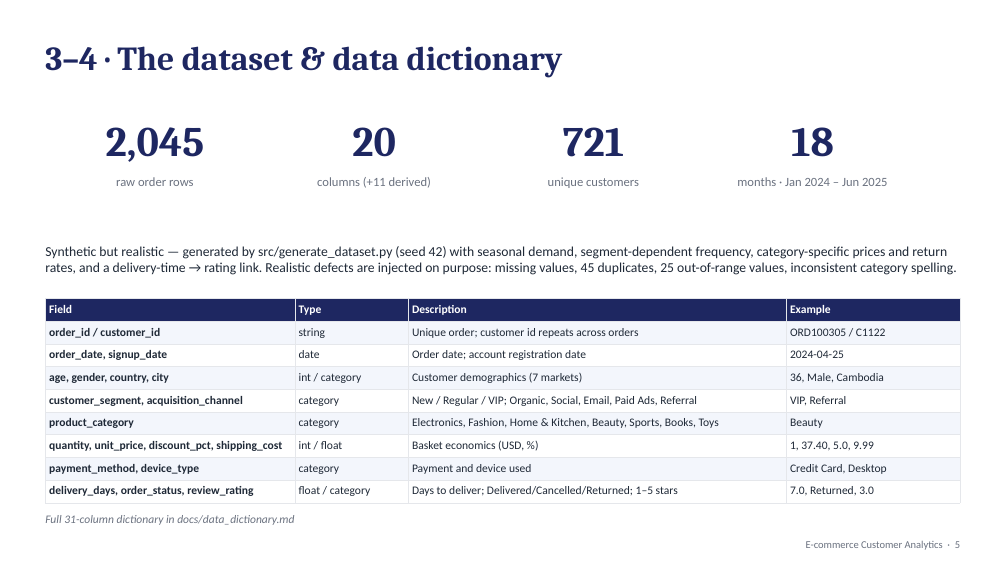
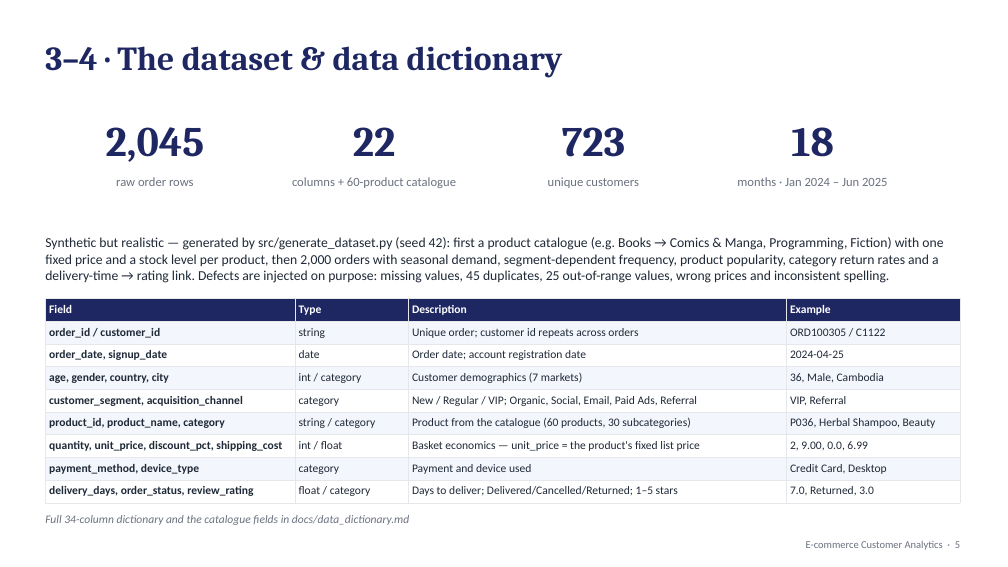
Before and after one commit to hinrithisak-eng/ecommerce-customer-analytics, a slide deck: slide 5 of docs/presentation.pptx. Drawn at 1008x567 pixels with LibreOffice and Linux fonts; fonts in the diff are those of the drawing. Boxes give left, top, right and bottom in pixels: in the first picture for what was removed or moved away, otherwise in the second. Text is boxed around its words. In the diff, an @@ line names an element or a change of style, - is before the commit and + after.

```diff
--- a/docs/presentation.pptx
+++ b/docs/presentation.pptx
@@ text at bbox=[353, 127, 396, 156]: text changed @@
-20
+22
@@ text at bbox=[562, 127, 625, 157]: text changed @@
-721
+723
@@ text at bbox=[292, 177, 456, 188]: text changed @@
-columns (+11 derived)
+columns + 60-product catalogue
@@ text at bbox=[45, 237, 943, 283]: text changed @@
-Synthetic but realistic — generated by src/generate_dataset.py (seed 42) with seasonal demand, segment-dependent frequency, category-specific prices and return rates, and a delivery-time → rating link. Realistic defects are injected on purpose: missing values, 45 duplicates, 25 out-of-range values, inconsistent category spelling.
+Synthetic but realistic — generated by src/generate_dataset.py (seed 42): first a product catalogue (e.g. Books → Comics & Manga, Programming, Fiction) with one fixed price and a stock level per product, then 2,000 orders with seasonal demand, segment-dependent frequency, product popularity, category return rates and a delivery-time → rating link. Defects are injected on purpose: missing values, 45 duplicates, 25 out-of-range values, wrong prices and inconsistent spelling.
@@ table at bbox=[45, 299, 960, 500] @@
-row 6: product_category | category | Electronics, Fashion, Home & Kitchen, Beauty, Sports, Books, Toys | Beauty
+row 6: product_id, product_name, category | string / category | Product from the catalogue (60 products, 30 subcategories) | P036, Herbal Shampoo, Beauty
-row 7, column 3: Basket economics (USD, %)
+row 7, column 3: Basket economics — unit_price = the product's fixed list price
-row 7, column 4: 1, 37.40, 5.0, 9.99
+row 7, column 4: 2, 9.00, 0.0, 6.99
@@ text at bbox=[45, 515, 409, 525]: text changed @@
-Full 31-column dictionary in docs/data_dictionary.md
+Full 34-column dictionary and the catalogue fields in docs/data_dictionary.md
```
Also in this commit, not shown: 14 other slides changed, 1 slide added, 38 other files.
